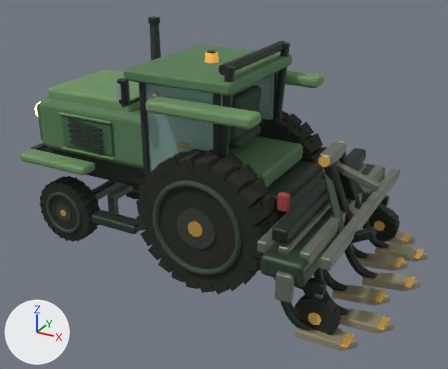
A saved change to the glTF model examples/harvest-frontier/runtime-animated/tractor.repaired.glb.
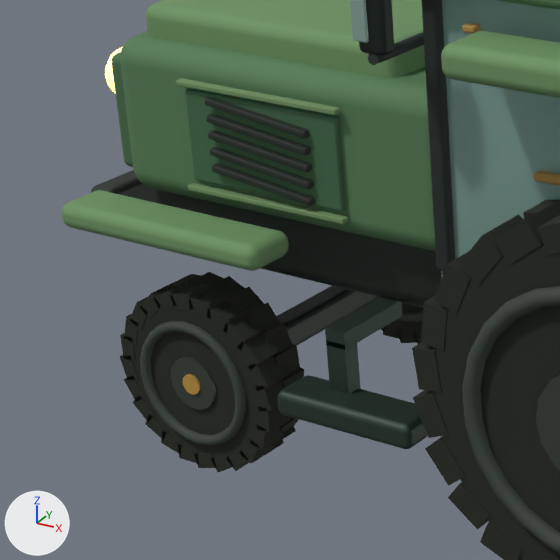
The first picture shows the older version from a 50 mm lens placed at (4.26, -6.56, 4.22), pointed at (0.73, -0.14, 1.01). The close-ups show the older and then the newer version on the part from 0% to 41% of the width and 23% to 73% of the height of that picture. Only the edits that show in the close-ups are written down. Lighting does not change. The marker at lower left points along +X, +Y and +Z. Where no turn or scale is listed for an object, it has been applied to the vertices. Vertices at exactly the same position are counted once.

Before the edit, the objects in view are built like this:
```python
me_mesh_15 = bpy.data.meshes.new('Mesh_15')
me_mesh_15.from_pydata(...)  # 384 vertices, 576 faces; spans x -0.86..0.86, y -0.22..0.22, z -0.86..0.86
me_mesh_15.materials.append(mat_tractor_palette_rubber_001)
me_mesh_45 = bpy.data.meshes.new('Mesh_45')
me_mesh_45.from_pydata(...)  # 7780 vertices, 15372 faces; spans x -2.07..2.37, y -1.08..1.08, z 0.84..2.92
me_mesh_45.materials.append(mat_tractor_palette_matte)
me_mesh_46 = bpy.data.meshes.new('Mesh_46')
me_mesh_46.from_pydata(...)  # 10254 vertices, 20316 faces; spans x -2.1..2.83, y -1.58..1.58, z 0.26..2.73
me_mesh_46.materials.append(mat_tractor_palette_metal)
me_mesh_47 = bpy.data.meshes.new('Mesh_47')
me_mesh_47.from_pydata(...)  # a box spanning x -0.085..0.005, y -0.71..0.71, z 1.15..2.49; a box spanning x -0.04..1.0, y 0.67..0.75, z 1.21..2.43; a box spanning x -0.04..1.0, y -0.75..-0.67, z 1.21..2.43
me_mesh_47.materials.append(mat_tractor_palette_glass_0_760_0_120)
ob_body_glass_0_760_0_120 = bpy.data.objects.new('body_glass-0-760-0-120', me_mesh_47)
ob_body_glass_0_760_0_120.location = (0.0, 0.0, 0.0)
ob_body_matte = bpy.data.objects.new('body_matte', me_mesh_45)
ob_body_matte.location = (0.0, 0.0, 0.0)
ob_body_metal = bpy.data.objects.new('body_metal', me_mesh_46)
ob_body_metal.location = (0.0, 0.0, 0.0)
ob_treadlugs_3 = bpy.data.objects.new('treadLugs_3', me_mesh_15)
ob_treadlugs_3.location = (0.89, -0.88, 0.86)
ob_wheelfrontright = bpy.data.objects.new('wheelFrontRight', None)
ob_wheelfrontright.parent = ob_steeringpivotwheelfrontright
ob_wheelfrontright.location = (0.0, 0.0, 0.445)
ob_wheelfrontright.rotation_euler = (0.0, 0.482, 0.0)  # degrees (0, 28, 0)
ob_wheelfrontright.scale = (0.665, 0.665, 0.665)
# also in view: 'wheelFrontRight_metal' at (-1.36, -0.78, 0.45); 'tread_3' at (0.89, -0.88, 0.86); 'wheelFrontRight_matte' at (-1.36, -0.78, 0.45); 'treadLugs_1' at (-1.36, -0.78, 0.45); 'wheelRearRight_metal' at (0.89, -0.88, 0.86)
```
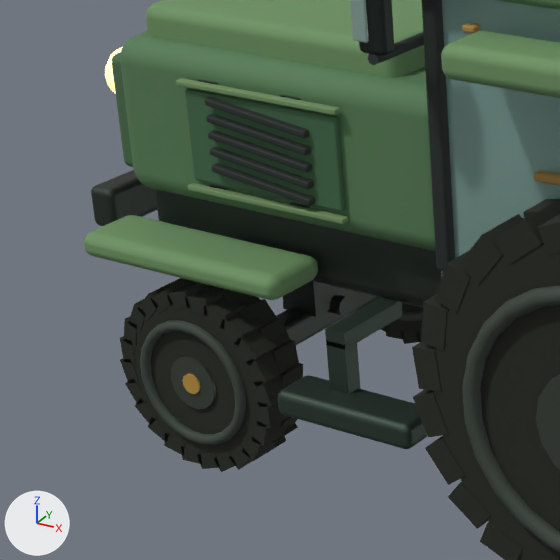
ob_wheelfrontright is not drawn itself; it is the parent of ob_tread_1, ob_treadlugs_1, ob_wheelfrontright_metal, ob_wheelfrontright_matte.

Changed parts and their boxes [x1, y1, x2, y2] in the close-ups (560 x 560 px; the box of a moved part takes in the faces that stretch with it):
'body_matte', reshaped: before [62, 0, 560, 275]; after [84, 0, 560, 300]
'treadLugs_1', moved, turned: before [120, 272, 304, 472]; after [120, 278, 303, 472]
'treadLugs_3', moved: before [412, 200, 560, 560]; after [412, 199, 560, 560]
'tread_1', moved, turned: before [133, 307, 258, 457]; after [133, 306, 257, 457]
'wheelFrontRight_matte', moved, turned: before [140, 321, 246, 445]; after [140, 320, 246, 445]
'wheelFrontRight_metal', moved, turned: before [170, 357, 216, 410]; after [171, 356, 216, 409]
part 1 of me_mesh_45, moved or reshaped: before [62, 190, 289, 271]; after [84, 215, 318, 300]
part 2 of me_mesh_46, added: after [283, 281, 355, 317]
part 3 of me_mesh_46, added: after [327, 295, 351, 316]
part 4 of me_mesh_46, added: after [289, 202, 310, 208]
part 5 of me_mesh_46, added: after [280, 95, 301, 100]

The change in detail:
me_mesh_45 is used by ob_body_matte; location (0.0, 0.0, 0.0).
me_mesh_45 had 7780 vertices, 15372 faces and spanned x -2.07..2.37, y -1.08..1.08, z 0.84..2.92.
me_mesh_45 now has 7796 vertices, 15396 faces and spans x -2.07..2.37, y -1.08..1.08, z 0.84..2.92.
me_mesh_45 part 1: 296 vertices moved from x -1.92..-0.8, y -1.05..-0.79, z 1.14..1.26 to x -1.92..-0.8, y -0.95..-0.61, z 0.96..1.08.
Other edits to the shape of me_mesh_45 do not show in these pictures.
me_mesh_46 is used by ob_body_metal; location (0.0, 0.0, 0.0).
me_mesh_46 had 10254 vertices, 20316 faces and spanned x -2.1..2.83, y -1.58..1.58, z 0.26..2.73.
me_mesh_46 now has 10836 vertices, 21368 faces and spans x -2.1..2.83, y -1.58..1.58, z 0.26..2.73.
me_mesh_46 part 2: a new loose piece, a box spanning x -1.46..-1.26, y -0.15..0.15, z 0.5..0.92, in mat_tractor_palette_metal.
me_mesh_46 part 3: a new loose piece, a 14-sided cylinder along x spanning x -1.52..-1.2, y -0.048..0.048, z 0.461..0.555, in mat_tractor_palette_metal.
me_mesh_46 part 4: a new loose piece, a box spanning x -0.85..-0.75, y -0.737..-0.715, z 1.326..1.354, in mat_tractor_palette_metal.
me_mesh_46 part 5: a new loose piece, a box spanning x -0.85..-0.75, y -0.737..-0.715, z 1.806..1.834, in mat_tractor_palette_metal.
Other edits to the shape of me_mesh_46 do not show in these pictures.
Object 'wheelFrontRight' (ob_wheelfrontright) moves from (0.0, 0.0, 0.445) to (0.0, 0.0, 0.448).
Object 'wheelFrontRight' (ob_wheelfrontright) turns from (0, 28, 0) to (0, 40, 0) degrees about x, y and z.
Object 'treadLugs_3' (ob_treadlugs_3) moves from (0.89, -0.88, 0.86) to (0.89, -0.88, 0.863).
